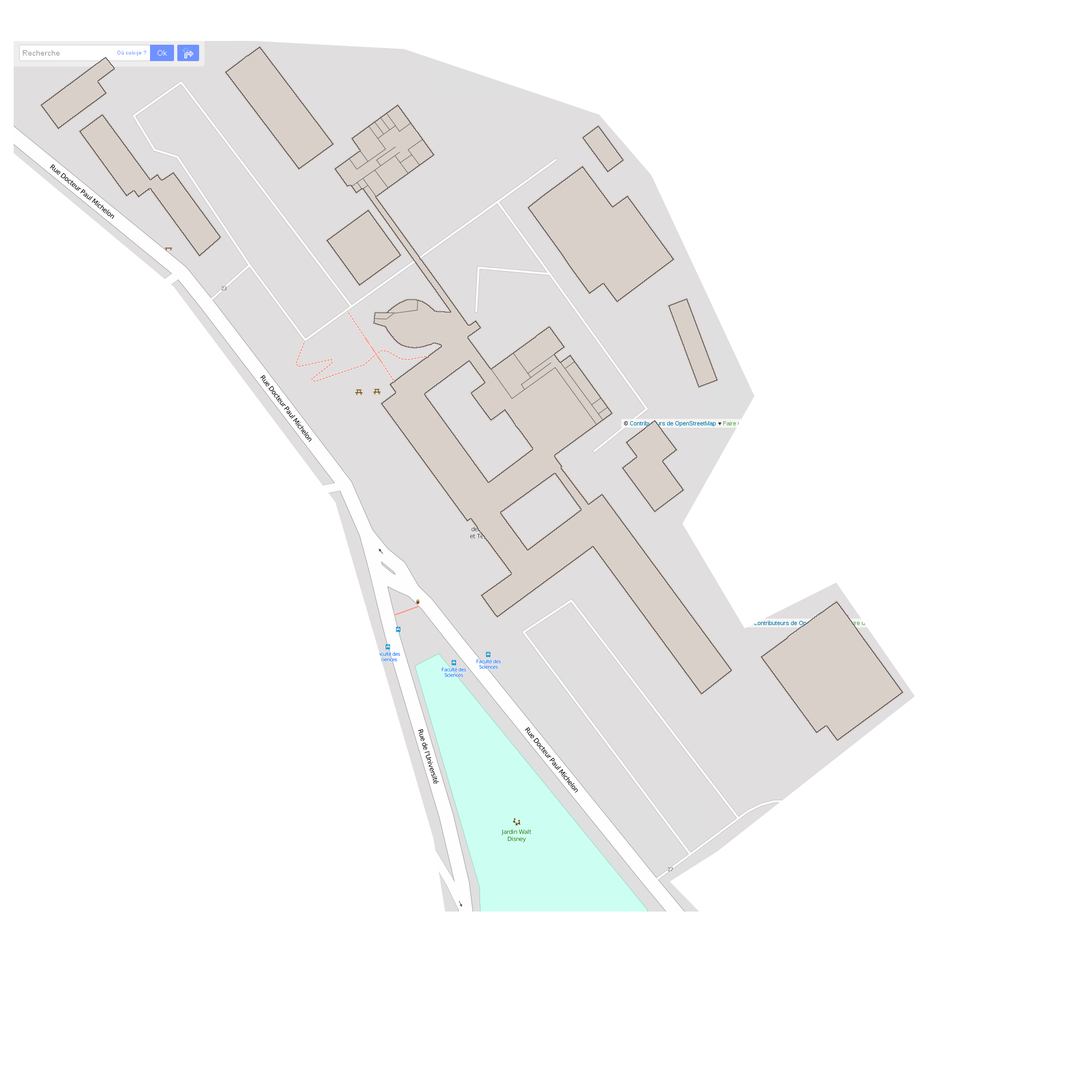
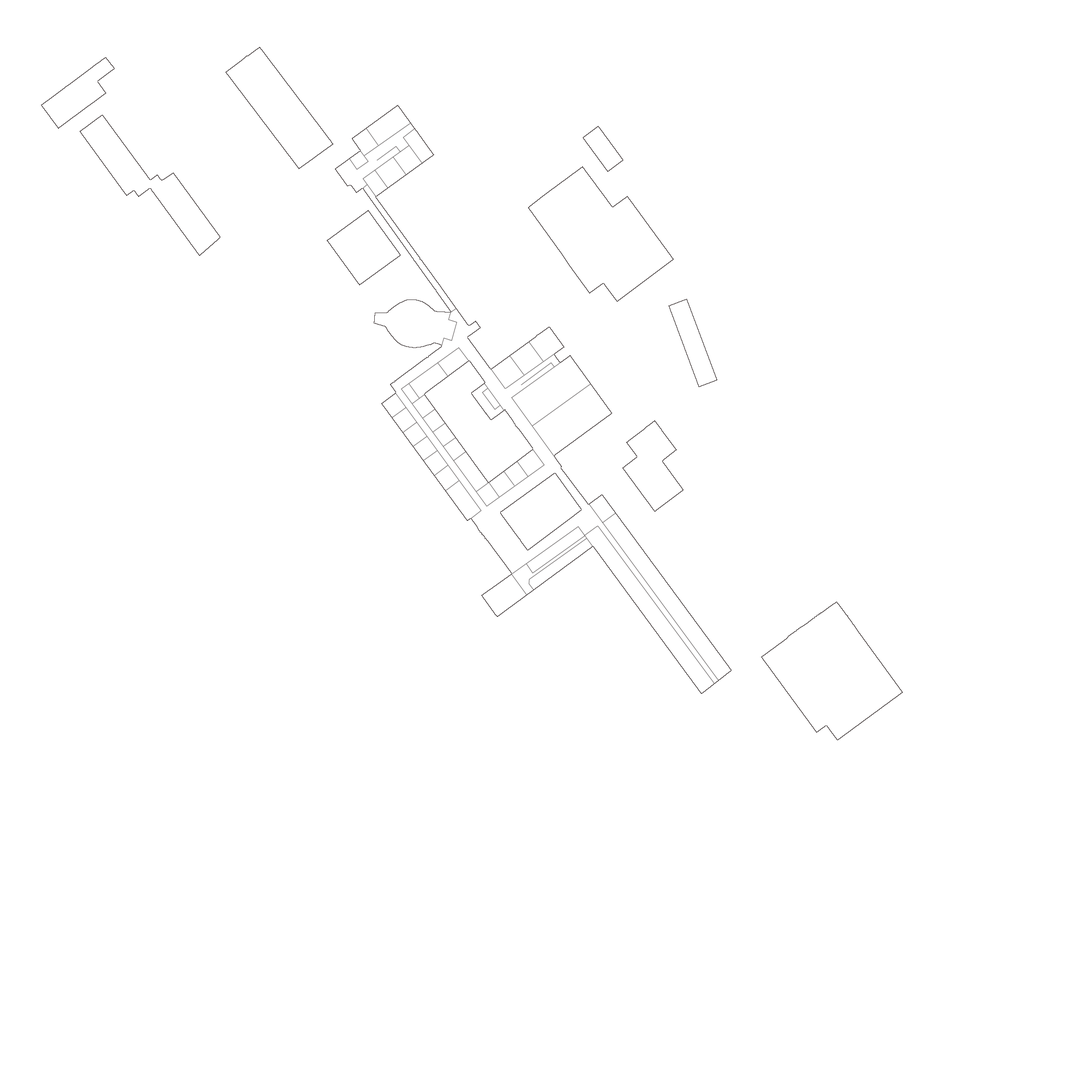
Comparing the layer stacks of the two 1091×1091 images. Changes:
showed "Salles N1" over bbox(349, 122, 720, 684)
hid "Salles N2" over bbox(348, 112, 608, 426)
hid "Carte" over bbox(13, 40, 916, 912)
added layer "Calque" over bbox(13, 40, 916, 912)
